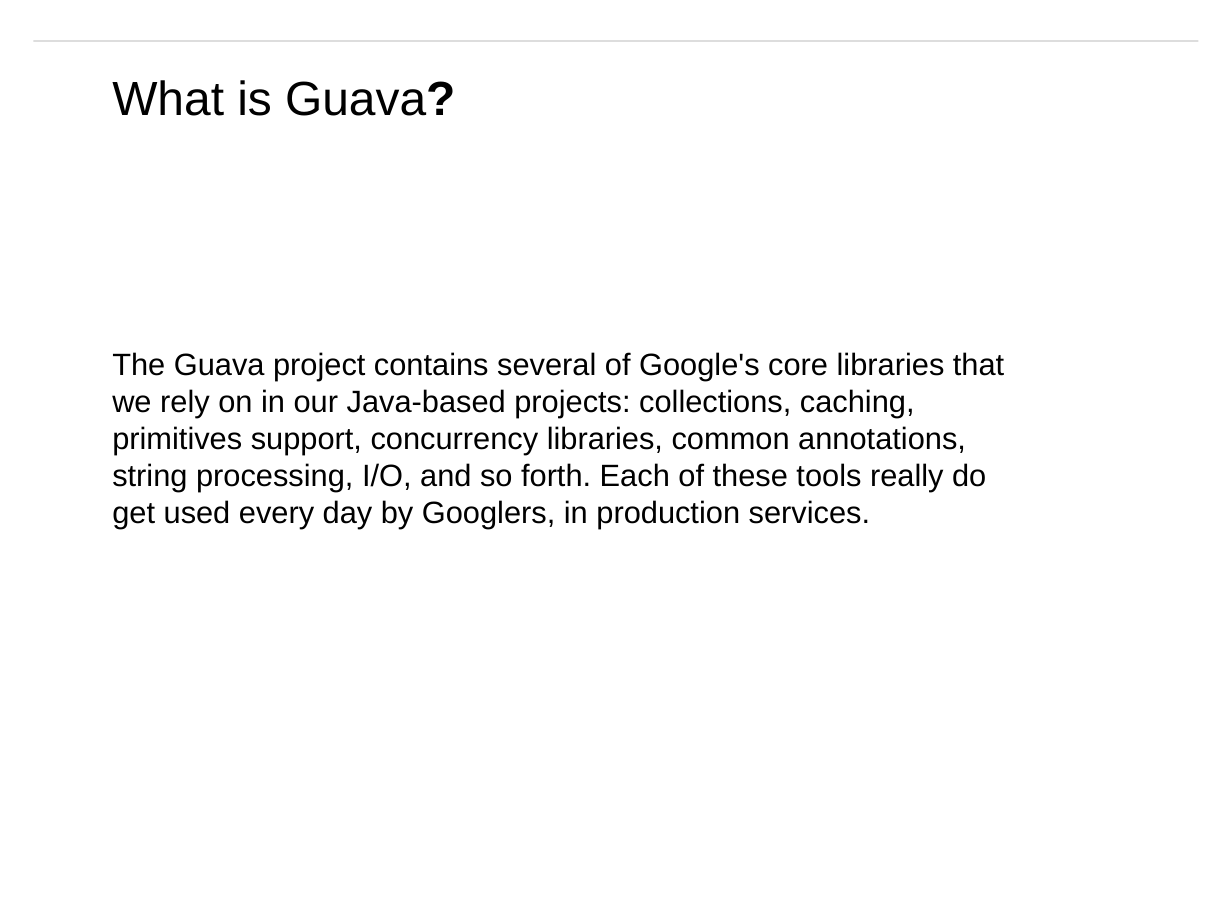
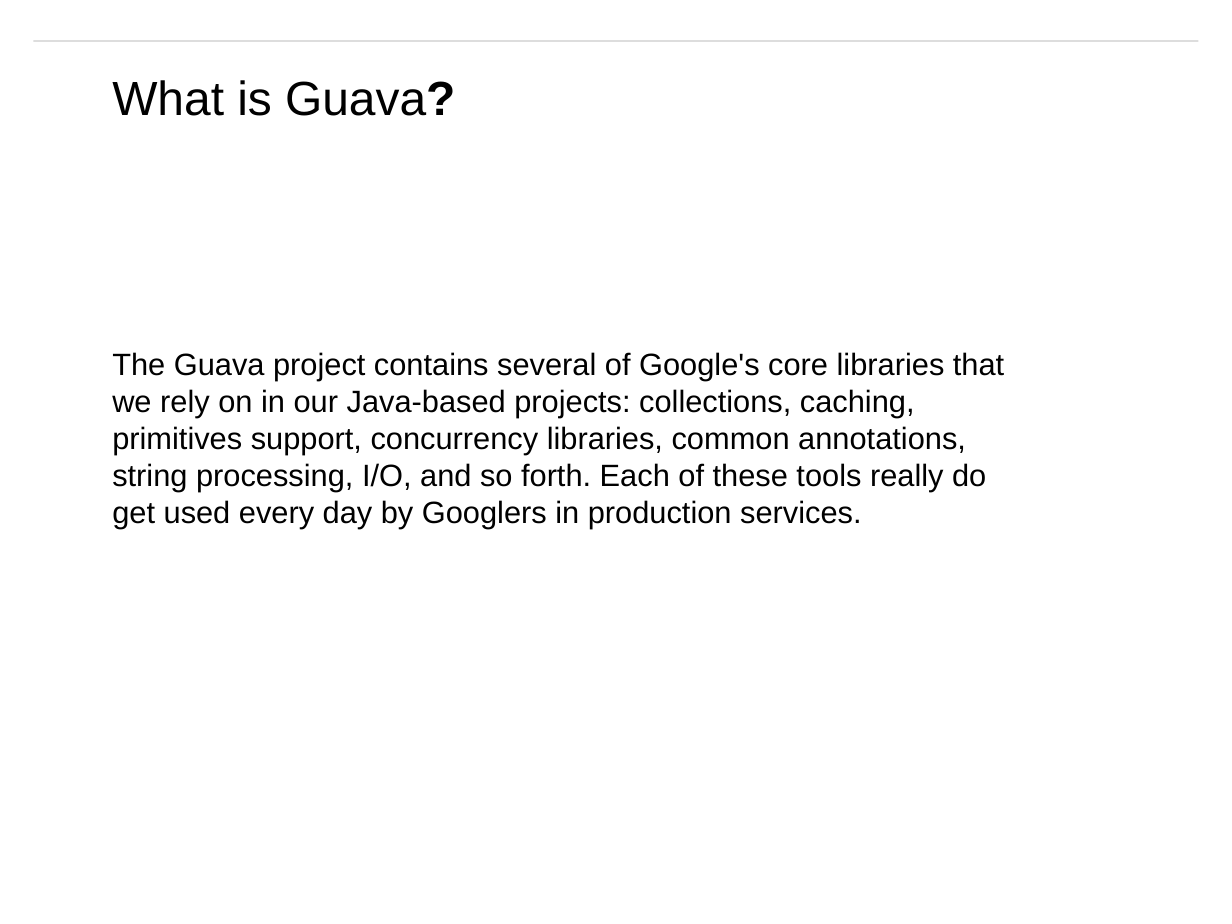
Before and after one commit to matt19870107/Guava, a slide deck: slide 3 of Guava - English.pptm. Drawn at 1232x924 pixels with LibreOffice and Linux fonts; fonts in the diff are those of the drawing; background and template pictures are left out. Boxes give left, top, right and bottom in pixels: in the first picture for what was removed or moved away, otherwise in the second. Text is boxed around its words. In the diff, an @@ line names an element or a change of style, - is before the commit and + after.

```diff
--- a/Guava - English.pptm
+++ b/Guava - English.pptm
@@ text at <box>112,352,1004,529</box>: text changed @@
-The Guava project contains several of Google's core libraries that we rely on in our Java-based projects: collections, caching, primitives support, concurrency libraries, common annotations, string processing, I/O, and so forth. Each of these tools really do get used every day by Googlers, in production services.
+The Guava project contains several of Google's core libraries that we rely on in our Java-based projects: collections, caching, primitives support, concurrency libraries, common annotations, string processing, I/O, and so forth. Each of these tools really do get used every day by Googlers in production services.
```
Also in this commit, not shown: 2 other slides changed.
